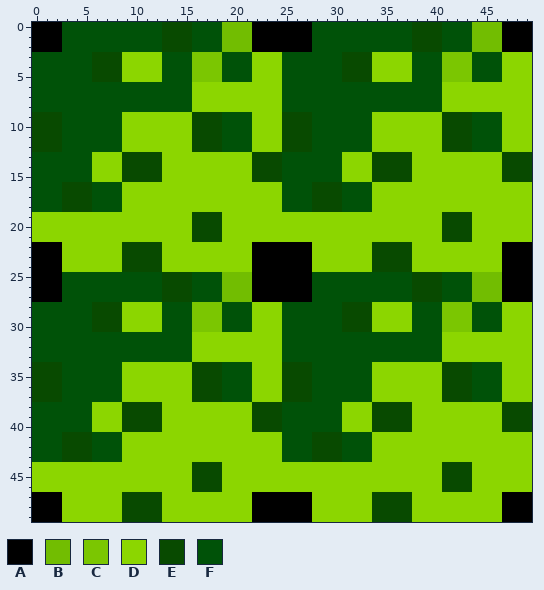
A pixel-art sprite gets an edit: BC/src/Imagenes/Tree.png. The picture above is the old version.
The file is 50x50 pixels.
Palette (. is transparent): A #000000  B #72bd01  C #7bc601  D #8cd600  E #084a00  F #005208
After the commit:
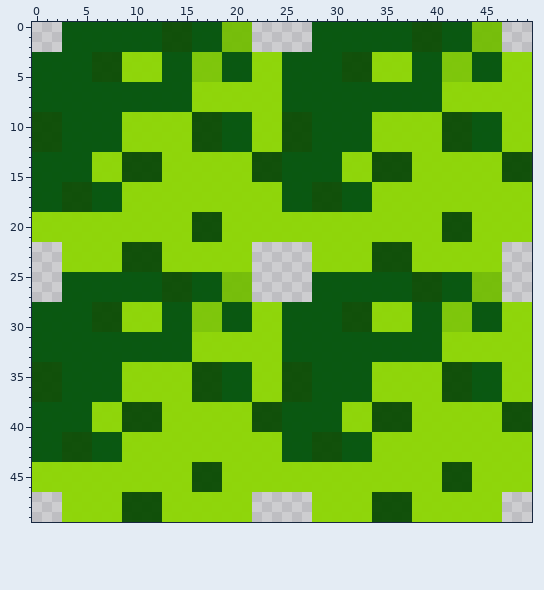
The exact change:
Colour B changes from #72bd01 to #72bd01f2.
Colour C changes from #7bc601 to #7bc601f2.
Colour D changes from #8cd600 to #8cd600f2.
Colour E changes from #084a00 to #084a00f2.
Colour F changes from #005208 to #005208f2.
The author cleared colour A in rows 0 to 2 at x 0 to 2, 22 to 27 and 47 to 49; in rows 22 to 27 at x 0 to 2, 22 to 27 and 47 to 49; in rows 47 to 49 at x 0 to 2, 22 to 27 and 47 to 49.
